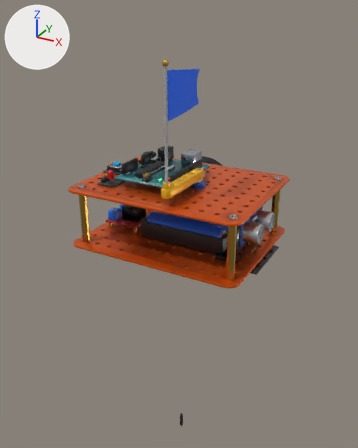
Before and after pictures for a commit that changed the glTF model public/robot3d/robot-kit.glb.
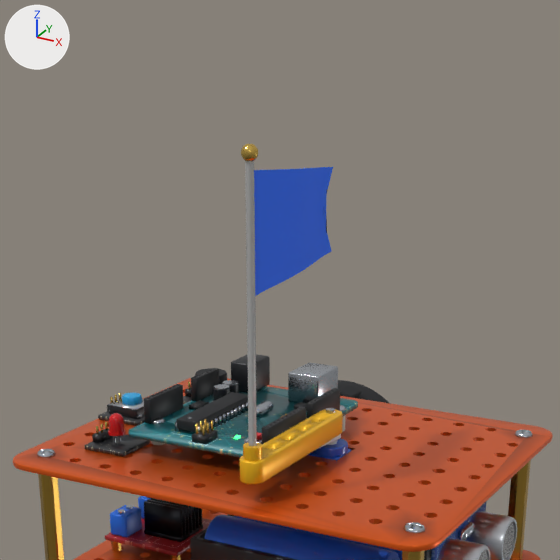
The first picture shows the older version from a camera (50 mm lens) standing at (0.186, -0.343, 0.199) and looking at (-0.013, 0.018, 0.018). The close-ups show the older and then the newer version on the part from 18% to 82% of the width and 0% to 51% of the height of that picture. Only the edits that show in the close-ups are written down. The axes (+X, +Y, +Z) are drawn at upper left. The lights are the same throughout. Where no turn or scale is listed for an object, it has been applied to the vertices. Vertices at exactly the same position are counted once.

Names of what the first close-up shows: 'board_static', 'button_static', 'chassis_battery', 'chassis_driver', 'chassis_plate_lower', 'chassis_plate_upper', 'chassis_standoffs', 'led_static', 'mast', 'pennant', 'servo_arm', 'ultrasonic_static' and 6 more.
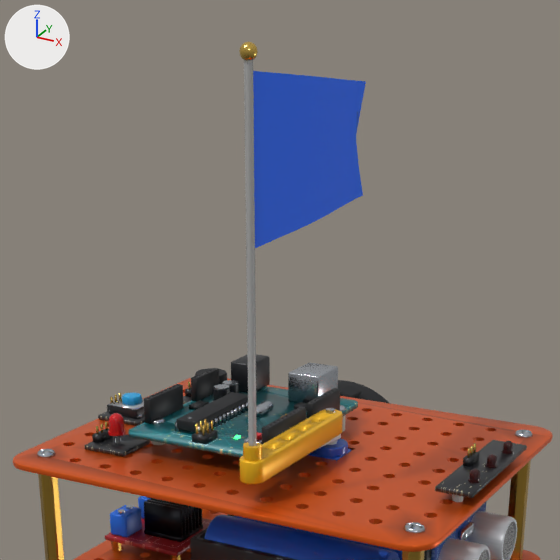
Edits to the bpy script that builds the scene:
```text
Change mat_transducer_can:
    where n0 = _N.new('ShaderNodeBsdfPrincipled'); n0.name = 'Principled BSDF'
    n0.inputs[1].default_value: 1.0 -> 0.55  # 'Metallic'
Change me_chassis_plate_upper_002:
    where me_chassis_plate_upper_002.from_pydata(...)  # 1889 vertices, 4202 faces; spans x -0.075..0.075, y -0.06..0.06, z 0.0..0.002
    used by ob_chassis_plate_upper; location = (0.0, 0.0, 0.063)
    me_chassis_plate_upper_002 part 1: 108 faces centred in x 0.042..0.07, y -0.037..0.036, z 0.002 are repainted in the vertex colours; the middle colour goes from white #ffffff to white #fbfbfb
    me_chassis_plate_upper_002 part 2: 159 faces centred in x 0.052..0.07, y -0.044..0.038, z 0.001..0.002 are repainted in the vertex colours; the middle colour goes from white #e9e9e9 to light grey #dcdcdc
Change me_pennant_001:
    used by ob_pennant; location = (0.015, -0.051, 0.1601)
    remove me_pennant_001.from_pydata(...)  # 130 vertices, 256 faces; spans x -0.0021..0.0007, y 0.0014..0.0534, z -0.0342..0.0
    add me_pennant_001.from_pydata(...)  # 130 vertices, 256 faces; spans x -0.0021..0.0006, y 0.0014..0.0754, z -0.046..0.0
    me_pennant_001 part 3: 128 of 130 vertices moved; they spanned x -0.0021..0.0007, y 0.0014..0.0534, z -0.0342..-0.0004 and now span x -0.0021..0.0006, y 0.0014..0.0754, z -0.046..-0.0005; mean shift (0.0, 0.0112, -0.0061); largest move (-0.0021, 0.0534, -0.0298) -> (-0.0021, 0.0754, -0.0402)
    me_pennant_001 part 4: 8 kept faces spanning x -0.0021..0.0001, y 0.0015..0.0719, z -0.0347..0.0 get new vertex colours
Change me_mast:
    used by ob_mast; location = (0.015, -0.051, 0.1211)
    remove me_mast.from_pydata(...)  # 166 vertices, 320 faces; spans x -0.0029..0.0029, y -0.0027..0.0027, z -0.0425..0.0459
    add me_mast.from_pydata(...)  # 166 vertices, 320 faces; spans x -0.0029..0.0029, y -0.0027..0.0027, z -0.0552..0.0586
    me_mast part 5: 6 of the vertices in x -0.0029..0.0029, y -0.001..0.001, z -0.0425 are moved by (0.0, 0.0, -0.0127)
    me_mast part 6: 32 of the vertices in x -0.0025..0.0025, y -0.0027..0.0027, z -0.0425..-0.0385 are moved by (0.0, 0.0, -0.0125)
    me_mast part 7: 116 of the vertices in x -0.0024..0.0022, y -0.0024..0.0024, z 0.0415..0.0459 are moved by (0.0, 0.0, 0.0125)
    me_mast part 8: 8 of the vertices in x -0.001..0.0024, y -0.001..0.001, z 0.0415..0.0459 are moved by (0.0, 0.0, 0.0127)
    other edits to the shape of me_mast do not show in these pictures
Add me_line_leds_static:
    me_line_leds_static.from_pydata(...)  # 96 vertices, 164 faces; spans x -0.006..0.006, y -0.025..0.025, z -0.0039..0.0063
    # faces by material slot: [44, 72, 12, 36]
    me_line_leds_static.materials.append(mat_pcb_black)
    me_line_leds_static.materials.append(mat_abs_white)
    me_line_leds_static.materials.append(mat_abs_black)
    me_line_leds_static.materials.append(mat_gold)
Change ob_line_led_0:
    ob_line_led_0.location: (0.076, 0.015, 0.014) -> (0.0713, 0.015, 0.0696)
Change ob_line_led_1:
    ob_line_led_1.location: (0.076, 0.0, 0.014) -> (0.0713, 0.0, 0.0696)
Change ob_line_led_2:
    ob_line_led_2.location: (0.076, -0.015, 0.014) -> (0.0713, -0.015, 0.0696)
Change ob_pennant:
    ob_pennant.location: (0.015, -0.051, 0.1601) -> (0.015, -0.051, 0.1851)
Change ob_mast:
    ob_mast.location: (0.015, -0.051, 0.1211) -> (0.015, -0.051, 0.1336)
Add ob_line_leds_static:
    ob_line_leds_static = bpy.data.objects.new('line_leds_static', me_line_leds_static)
    ob_line_leds_static.location = (0.0685, 0.0, 0.0688)
```

Location of each change, [x1, y1, x2, y2] in pixels of the close-ups (560 x 560 px; the box of a moved part takes in the faces that stretch with it):
'pennant', reshaped, moved (43% wider, 37% taller)
    before: [254, 167, 333, 296]
    after: [253, 71, 366, 248]
'mast', reshaped, moved (9% wider, 32% taller)
    before: [241, 143, 262, 461]
    after: [239, 41, 262, 461]
'ultrasonic_static', surface changed (lighter)
    both: [436, 510, 517, 560]
'line_leds_static', added
    after: [435, 440, 527, 502]
    faces in mat_pcb_black: [435, 440, 527, 498]
    faces in mat_abs_black: [463, 452, 479, 467]
'line_led_2', moved (not visible before)
    after: [468, 469, 481, 483]
'line_led_1', moved (not visible before)
    after: [485, 454, 498, 468]
'line_led_0', moved (not visible before)
    after: [501, 441, 514, 454]
part 1 of me_chassis_plate_upper_002, recoloured
    before: [388, 440, 517, 527]
    after: [388, 440, 491, 527]
part 2 of me_chassis_plate_upper_002, recoloured
    before: [433, 443, 518, 527]
    after: [433, 447, 471, 527]
part 3 of me_pennant_001, moved or reshaped
    before: [254, 167, 333, 296]
    after: [253, 71, 366, 248]
part 4 of me_pennant_001, recoloured
    before: [255, 192, 327, 265]
    after: [261, 111, 360, 173]
part 5 of me_mast, moved or reshaped
    before: [246, 161, 261, 460]
    after: [245, 60, 261, 460]
part 6 of me_mast, moved or reshaped
    before: [243, 161, 261, 461]
    after: [243, 60, 261, 461]
part 7 of me_mast, moved or reshaped
    before: [241, 144, 257, 161]
    after: [239, 42, 256, 61]
part 8 of me_mast, moved or reshaped
    before: [248, 143, 258, 442]
    after: [247, 41, 258, 440]
